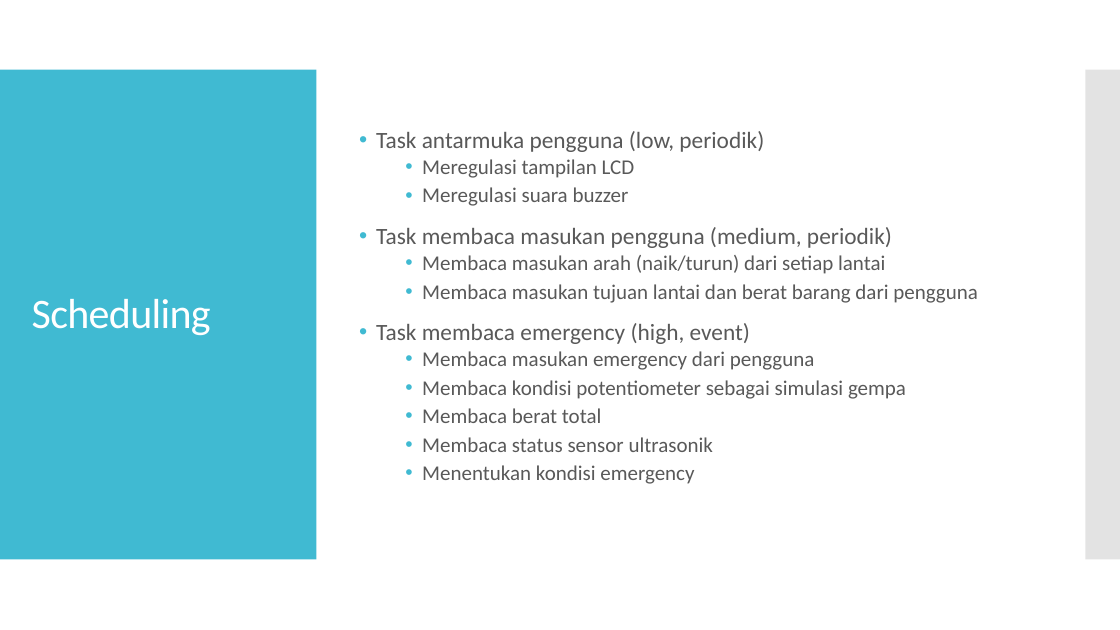
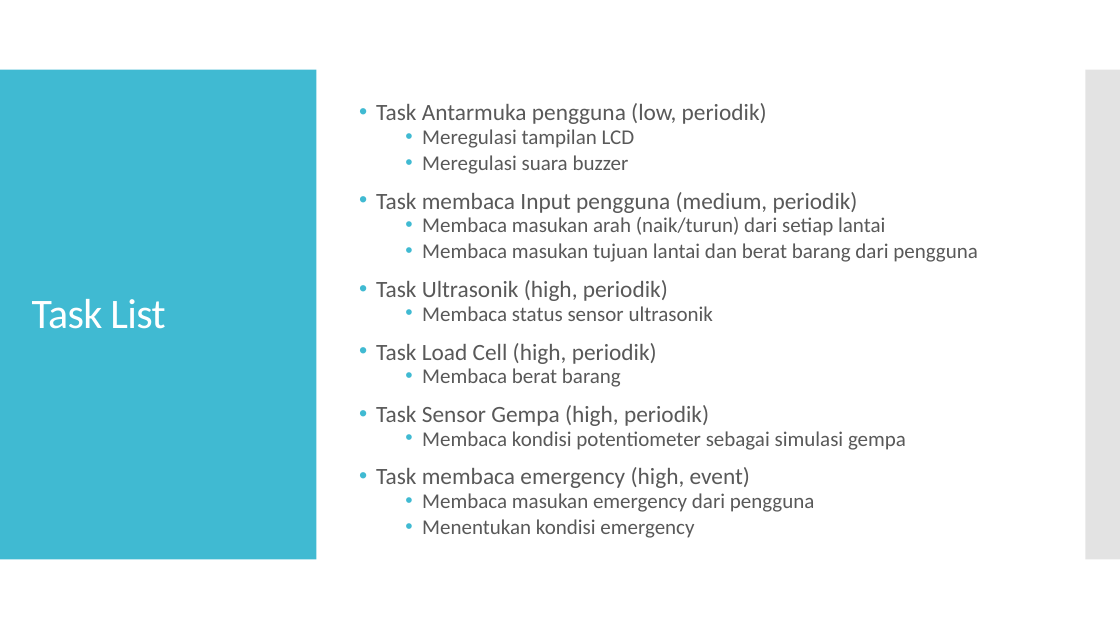
Before and after one commit to dillahstudent/TuBes_STL_K4, a slide deck: slide 5 of Tugas8_STL_Kelompok4.pptx. Drawn at 1120x630 pixels with LibreOffice and Linux fonts; fonts in the diff are those of the drawing. Boxes give left, top, right and bottom in pixels: in the first picture for what was removed or moved away, otherwise in the second. Text is boxed around its words. In the diff, an @@ line names an element or a change of style, - is before the commit and + after.

```diff
--- a/Tugas8_STL_Kelompok4.pptx
+++ b/Tugas8_STL_Kelompok4.pptx
@@ text at [376, 103, 767, 124]: text changed @@
-• Task antarmuka pengguna (low, periodik)
+• Task Antarmuka pengguna (low, periodik)
@@ text at [376, 129, 978, 538]: line spacing 0.9 to 0.8 @@
@@ text at [376, 192, 858, 213]: text changed @@
-• Task membaca masukan pengguna (medium, periodik)
+• Task membaca Input pengguna (medium, periodik)
@@ title at [32, 299, 165, 329]: text changed @@
-Scheduling
+Task List
@@ text at [376, 280, 906, 450]: paragraphs added @@
+• Task Ultrasonik (high, periodik)
+  • Membaca status sensor ultrasonik
+• Task Load Cell (high, periodik)
+  • Membaca berat barang
+• Task Sensor Gempa (high, periodik)
+  • Membaca kondisi potentiometer sebagai simulasi gempa
@@ text at [422, 380, 906, 452]: paragraphs removed @@
-  • Membaca kondisi potentiometer sebagai simulasi gempa
-  • Membaca berat total
-  • Membaca status sensor ultrasonik
```
Also in this commit, not shown: 1 other slide changed, 1 slide added.
